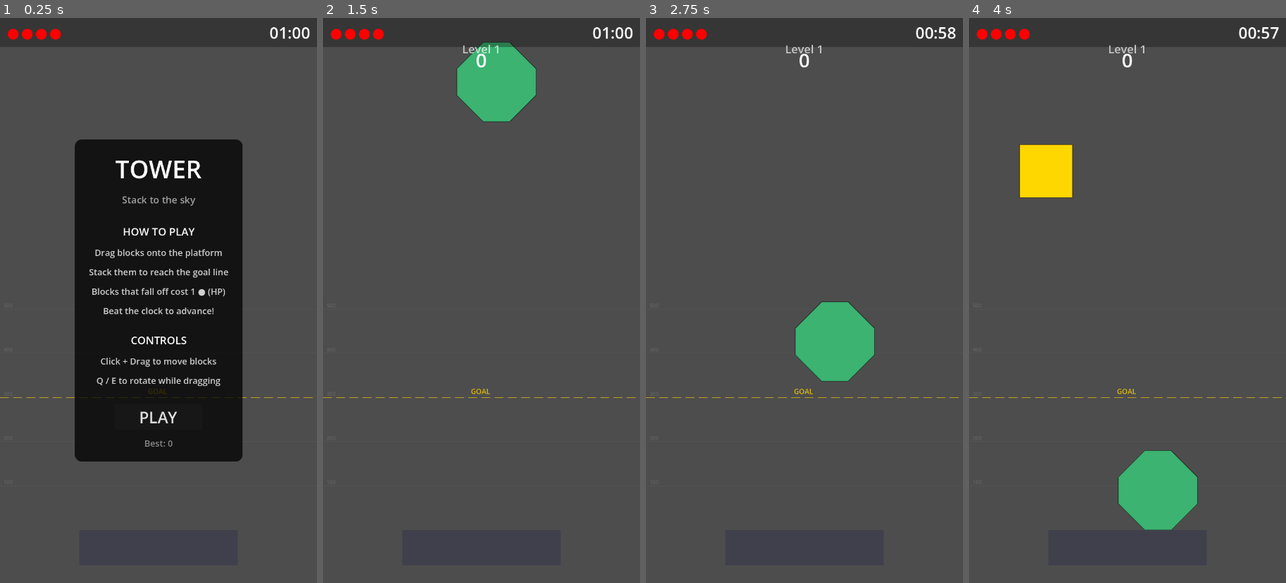
Above: before the commit, frames 1-4 (left to right).
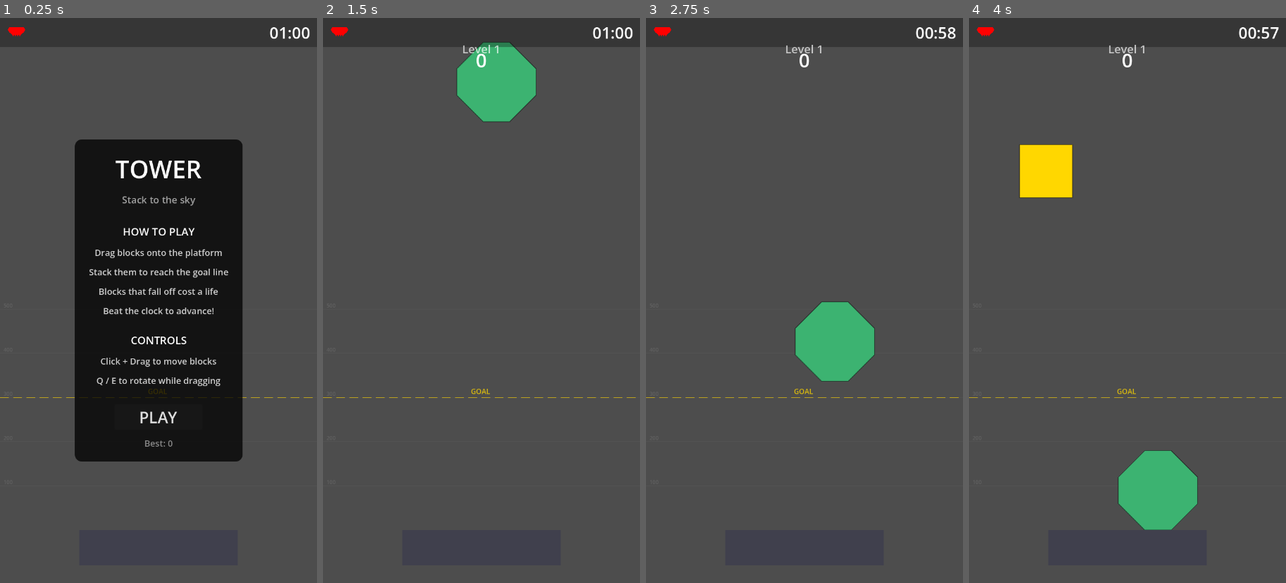
Above: after the commit, the same moments.

Repository: PartlyWhole/ToppleClone
Game: Godot game, scene res://main/main.tscn
Two runs of this game, one before a commit and one after it. Both use one fixed random seed, a clock stepped at 60 frames per second and the inputs below.
Inputs (mouse positions are in pixels of both pictures, inside the frame that each line leads up to):
- Up to frame 1 (0.25 s): no input
- Up to frame 2 (1.5 s): click "PLAY" at 0.5 s; tap Enter at 1.25 s; drag from (494, 63) to (513, 176) at 1.27 s
- Up to frame 3 (2.75 s): drag from (741, 328) to (788, 413) at 2.02 s
- Up to frame 4 (4 s): move the mouse to (1159, 176) at 2.77 s; tap Ctrl at 2.85 s; click (1159, 176) at 2.92 s; drag from (1076, 63) to (1032, 215) at 3.52 s

The runs differ from the first frame. In frame 1, 0.6% of the frame differs, in the area x 2-72%, y 1-50%; in frame 2, 0.2%; in frame 3, 0.2%; in frame 4, 0.2%.

Commit message:
fix: draw hearts as parametric polygons instead of font glyphs
Uses the canonical heart curve equation sampled into a filled polygon.
Renders identically on all platforms including web export.

Co-Authored-By: Claude Opus 4.6 (1M context) <noreply@anthropic.com>

Diff:
--- a/features/hud/scripts/game_hud.gd
+++ b/features/hud/scripts/game_hud.gd
@@ -1,7 +1,10 @@
 class_name GameHUD
 extends CanvasLayer
 
-var _heart_labels: Array[Label] = []
+const HEART_RADIUS: float = 12.0
+const HEART_SEGMENTS: int = 24
+
+var _heart_pips: Array[Control] = []
 var _is_win: bool = false
 var _level_label: Label = null
 var _start_panel: PanelContainer = null
@@ -34,9 +37,12 @@
 	assert(_high_score_label != null, "HighScoreLabel not found")
 	assert(_restart_button != null, "RestartButton not found")
 
-	_heart_labels = [_heart_1, _heart_2, _heart_3, _heart_4]
-	for heart: Label in _heart_labels:
-		heart.text = "●"
+	var heart_labels: Array[Label] = [_heart_1, _heart_2, _heart_3, _heart_4]
+	for heart: Label in heart_labels:
+		heart.text = ""
+		var pip: Control = _create_pip()
+		heart.add_child(pip)
+		_heart_pips.append(pip)
 	_start_button.visible = false
 	_create_level_label()
 	_create_start_panel()
@@ -62,8 +68,8 @@
 	_timer_label.text = "01:00"
 	_timer_label.modulate = Color.WHITE
 	_score_label.text = "0"
-	for heart: Label in _heart_labels:
-		heart.modulate = Color.RED
+	for pip: Control in _heart_pips:
+		pip.modulate = Color.RED
 
 
 func _create_level_label() -> void:
@@ -139,7 +145,7 @@
 	var instructions: Array[String] = [
 		"Drag blocks onto the platform",
 		"Stack them to reach the goal line",
-		"Blocks that fall off cost 1 ● (HP)",
+		"Blocks that fall off cost a life",
 		"Beat the clock to advance!",
 	]
 	for line: String in instructions:
@@ -218,11 +224,11 @@
 
 
 func _on_hp_changed(new_hp: int) -> void:
-	for i: int in range(_heart_labels.size()):
+	for i: int in range(_heart_pips.size()):
 		if i < new_hp:
-			_heart_labels[i].modulate = Color.RED
+			_heart_pips[i].modulate = Color.RED
 		else:
-			_heart_labels[i].modulate = Color.DIM_GRAY
+			_heart_pips[i].modulate = Color.DIM_GRAY
 
 
 func _on_timer_updated(time_remaining: float) -> void:
@@ -259,3 +265,43 @@
 	if menu_hs != null:
 		menu_hs.text = "Best: %d" % GameState.high_score
 	_show_menu()
+
+
+func _create_pip() -> Control:
+	var pip: HeartPip = HeartPip.new()
+	pip.radius = HEART_RADIUS
+	pip.segments = HEART_SEGMENTS
+	pip.custom_minimum_size = Vector2(HEART_RADIUS * 2.0, HEART_RADIUS * 2.0)
+	pip.size = pip.custom_minimum_size
+	pip.position = Vector2(2.0, 6.0)
+	return pip
+
+
+static func _get_heart_points(radius: float, segments: int) -> PackedVector2Array:
+	var points: PackedVector2Array = PackedVector2Array()
+	for i: int in range(segments + 1):
+		var t: float = TAU * float(i) / float(segments)
+		var raw_x: float = 16.0 * pow(sin(t), 3)
+		var raw_y: float = (
+			13.0 * cos(t)
+			- 5.0 * cos(2.0 * t)
+			- 2.0 * cos(3.0 * t)
+			- cos(4.0 * t)
+		)
+		points.append(Vector2(raw_x / 16.0, -raw_y / 16.0) * radius)
+	return points
+
+
+class HeartPip:
+	extends Control
+
+	var radius: float = 12.0
+	var segments: int = 24
+
+	func _draw() -> void:
+		var center: Vector2 = size / 2.0 + Vector2(0.0, radius * 0.1)
+		var points: PackedVector2Array = GameHUD._get_heart_points(radius, segments)
+		var offset_points: PackedVector2Array = PackedVector2Array()
+		for p: Vector2 in points:
+			offset_points.append(p + center)
+		draw_colored_polygon(offset_points, Color.WHITE)
